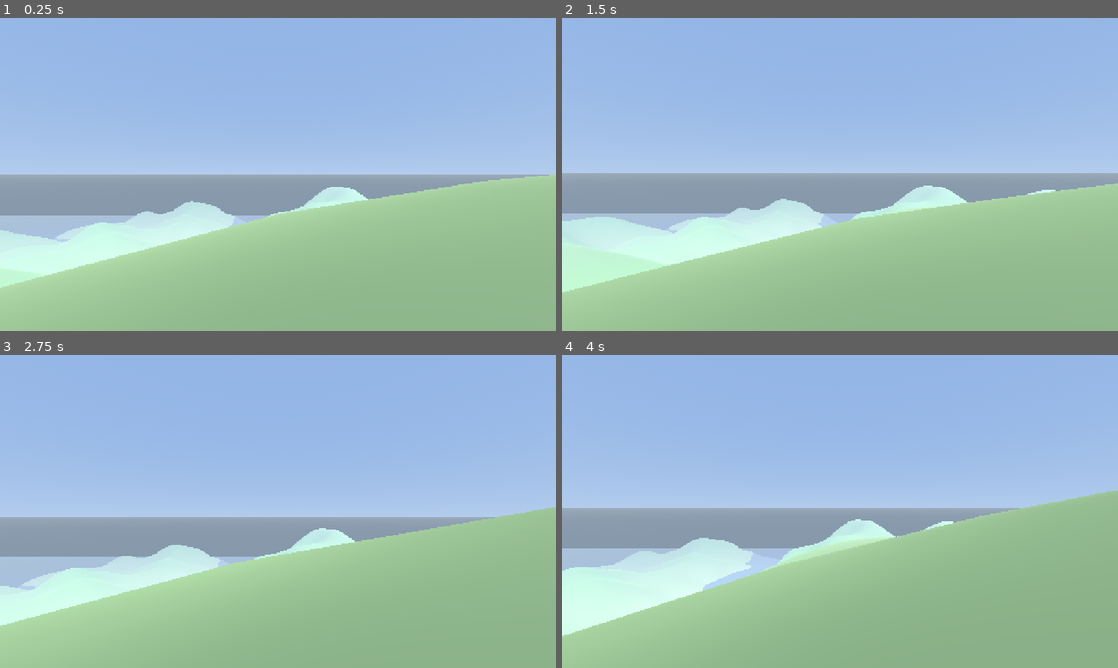
Above: before the commit, frames 1-4 (two rows, left to right).
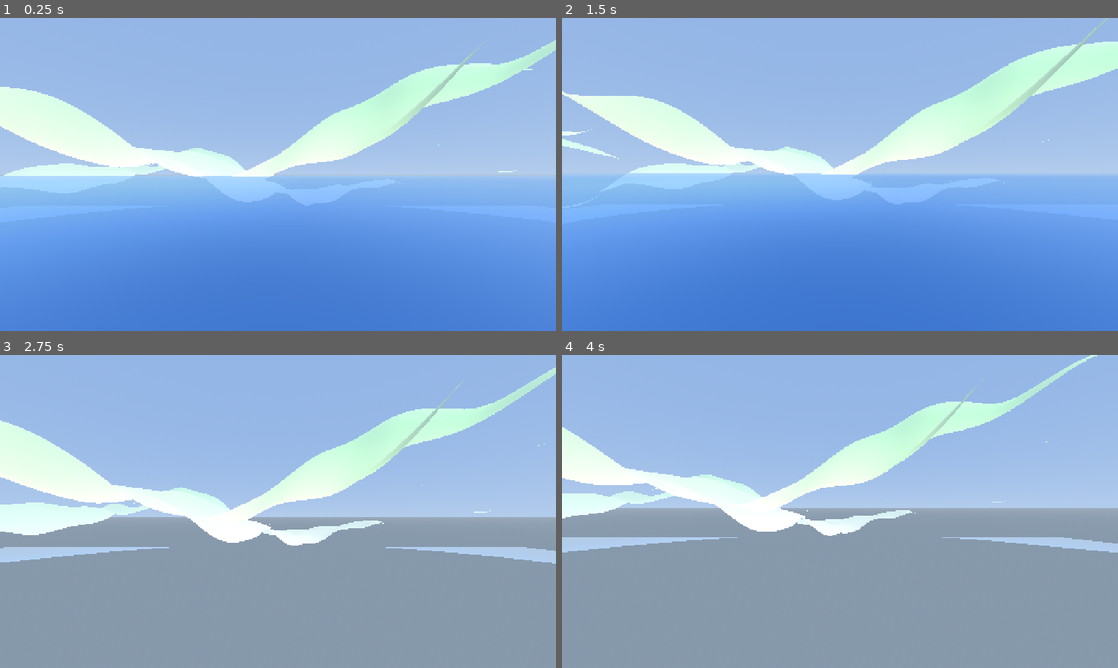
Above: after the commit, the same moments.

Repository: gfeyer/games
Game: Godot game, scene res://main.tscn
Same seed, same stepped clock (60 frames per second), same inputs: the game is played once before the commit and once after it.
Inputs (mouse positions are in pixels of both pictures, inside the frame that each line leads up to):
- Up to frame 1 (0.25 s): no input
- Up to frame 2 (1.5 s): move the mouse to (867, 174) at 0.52 s; hold Shift (sprint) 0.53-1.28 s; hold W (move_forward) from 0.53 s (still down); tap Space (jump) at 0.77 s; move the mouse to (812, 174) at 1.27 s; tap Shift (sprint) at 1.35 s
- Up to frame 3 (2.75 s): keep holding W (move_forward); tap Space (jump) at 1.52 s; move the mouse to (289, 505) at 2.02 s; hold Shift (sprint) from 2.03 s (still down)
- Up to frame 4 (4 s): keep holding W (move_forward); move the mouse to (834, 517) at 2.77 s; release Shift (sprint) at 2.78 s; tap Shift (sprint) at 2.85 s; tap Space (jump) at 3.02, 3.77 s; move the mouse to (878, 514) at 3.52 s; hold Shift (sprint) from 3.53 s (still down)

The runs differ from the first frame. In frame 1, 61% of the frame differs, in the area x 0-100%, y 7-100%; in frame 2, 62%, in the area x 0-100%, y 0-100%; in frame 3, 53%; in frame 4, 54%.
Error after the commit: Parse Error: Class "EcosystemManager" hides an autoload singleton. (res://autoload/ecosystem_manager.gd:2)

Commit message:
milestone1

Diff:
--- /dev/null
+++ b/procedural-island/autoload/ecosystem_manager.gd
@@ -0,0 +1,73 @@
+extends Node
+class_name EcosystemManager
+
+## Central manager for the island ecosystem
+## Handles day/night cycle, time signals, and global references
+
+signal time_changed(hour: float)
+signal day_night_changed(is_day: bool)
+
+# Time system
+@export var day_length_seconds: float = 600.0  # 10 minute full day cycle
+@export var time_scale: float = 1.0  # Multiplier for time speed
+
+var current_hour: float = 8.0  # Start at 8 AM
+var is_day: bool = true
+
+const DAWN_HOUR = 6.0
+const DUSK_HOUR = 18.0
+
+# Global references (set by main.gd)
+var terrain: TerrainGenerator
+var player: Node3D
+
+# Singleton access
+static var instance: EcosystemManager
+
+func _ready() -> void:
+	instance = self
+
+func _process(delta: float) -> void:
+	update_time(delta)
+
+func update_time(delta: float) -> void:
+	var hours_per_second = 24.0 / day_length_seconds
+	current_hour += delta * hours_per_second * time_scale
+
+	if current_hour >= 24.0:
+		current_hour -= 24.0
+
+	var was_day = is_day
+	is_day = current_hour >= DAWN_HOUR and current_hour < DUSK_HOUR
+
+	if was_day != is_day:
+		day_night_changed.emit(is_day)
+
+	time_changed.emit(current_hour)
+	update_sun_position()
+
+func update_sun_position() -> void:
+	var sun = get_tree().get_first_node_in_group("sun")
+	if sun and sun is DirectionalLight3D:
+		# Rotate sun based on time (full rotation over 24 hours)
+		var sun_angle = ((current_hour - 6.0) / 24.0) * TAU
+		sun.rotation.x = -sun_angle
+
+		# Adjust light based on day/night
+		if is_day:
+			var day_progress = (current_hour - DAWN_HOUR) / (DUSK_HOUR - DAWN_HOUR)
+			# Peak brightness at noon
+			var brightness = sin(day_progress * PI)
+			sun.light_energy = 0.5 + brightness * 0.7
+			sun.light_color = Color(1.0, 0.95, 0.85)
+		else:
+			sun.light_energy = 0.05
+			sun.light_color = Color(0.4, 0.4, 0.6)
+
+## Get normalized time of day (0.0 = midnight, 0.5 = noon, 1.0 = midnight)
+func get_normalized_time() -> float:
+	return current_hour / 24.0
+
+## Check if it's currently night time
+func is_night() -> bool:
+	return not is_day
--- a/procedural-island/main.gd
+++ b/procedural-island/main.gd
@@ -1,11 +1,25 @@
 extends Node3D
 
-@onready var terrain = $TerrainGenerator
-@onready var player = $Player
+@onready var terrain: TerrainGenerator = $TerrainGenerator
+@onready var player: Player = $Player
+@onready var vegetation_spawner: VegetationSpawner = $VegetationSpawner
+@onready var sun: DirectionalLight3D = $DirectionalLight3D
 
 func _ready() -> void:
+	# Add sun to group for ecosystem manager to control
+	sun.add_to_group("sun")
+
 	# Wait one frame for terrain to generate
 	await get_tree().process_frame
+
+	# Initialize ecosystem manager references
+	if EcosystemManager.instance:
+		EcosystemManager.instance.terrain = terrain
+		EcosystemManager.instance.player = player
+
+	# Initialize vegetation spawner
+	if vegetation_spawner and terrain and player:
+		vegetation_spawner.initialize(terrain, player)
 
 	# Position player on the island
 	if terrain and player:
--- a/procedural-island/main.tscn
+++ b/procedural-island/main.tscn
@@ -1,8 +1,9 @@
-[gd_scene load_steps=7 format=3 uid="uid://main001"]
+[gd_scene load_steps=8 format=3 uid="uid://main001"]
 
 [ext_resource type="Script" uid="uid://lm60bkaqn2rh" path="res://main.gd" id="1_main"]
 [ext_resource type="PackedScene" uid="uid://terrain001" path="res://terrain/terrain_generator.tscn" id="2_terrain"]
 [ext_resource type="PackedScene" uid="uid://player001" path="res://player/player.tscn" id="3_player"]
+[ext_resource type="PackedScene" path="res://vegetation/vegetation_spawner.tscn" id="4_vegetation"]
 
 [sub_resource type="ProceduralSkyMaterial" id="ProceduralSkyMaterial_1"]
 sky_top_color = Color(0.4, 0.6, 0.9, 1)
@@ -40,3 +41,5 @@
 
 [node name="Player" parent="." instance=ExtResource("3_player")]
 transform = Transform3D(1, 0, 0, 0, 1, 0, 0, 0, 1, 0, 10, 0)
+
+[node name="VegetationSpawner" parent="." instance=ExtResource("4_vegetation")]
--- a/procedural-island/project.godot
+++ b/procedural-island/project.godot
@@ -12,8 +12,13 @@
 
 config/name="Procedural Island"
 run/main_scene="res://main.tscn"
+
 config/features=PackedStringArray("4.5", "GL Compatibility")
 config/icon="res://assets/icon.svg"
+
+[autoload]
+
+EcosystemManager="*res://autoload/ecosystem_manager.gd"
 
 [display]
 
--- a/procedural-island/terrain/terrain_generator.gd
+++ b/procedural-island/terrain/terrain_generator.gd
@@ -1,5 +1,8 @@
 extends Node3D
 class_name TerrainGenerator
+
+## Biome types for vegetation/fauna placement
+enum Biome { WATER, BEACH, GRASS, ROCK, SNOW }
 
 @export var island_size: float = 10000.0
 @export var height_scale: float = 2000.0
@@ -221,3 +224,47 @@
 		best_pos = Vector3(0, get_height_at(0, 0) + 2.0, 0)
 
 	return best_pos
+
+## Get the biome type at a world position
+func get_biome_at(x: float, z: float) -> Biome:
+	var height = get_height_at(x, z)
+	var normalized = (height / height_scale) + 0.3
+	normalized = clamp(normalized, 0.0, 1.0)
+
+	if normalized < SHALLOW_WATER_HEIGHT:
+		return Biome.WATER
+	elif normalized < BEACH_HEIGHT:
+		return Biome.BEACH
+	elif normalized < GRASS_HEIGHT:
+		return Biome.GRASS
+	elif normalized < ROCK_HEIGHT:
+		return Biome.ROCK
+	else:
+		return Biome.SNOW
+
+## Get the terrain slope at a position (for placement validation)
+func get_slope_at(x: float, z: float, sample_dist: float = 5.0) -> float:
+	var h_center = get_height_at(x, z)
+	var h_px = get_height_at(x + sample_dist, z)
+	var h_nx = get_height_at(x - sample_dist, z)
+	var h_pz = get_height_at(x, z + sample_dist)
+	var h_nz = get_height_at(x, z - sample_dist)
+
+	var slope_x = abs(h_px - h_nx) / (2.0 * sample_dist)
+	var slope_z = abs(h_pz - h_nz) / (2.0 * sample_dist)
+
+	return max(slope_x, slope_z)
+
+## Get normalized height (0-1) at a position
+func get_normalized_height_at(x: float, z: float) -> float:
+	var height = get_height_at(x, z)
+	var normalized = (height / height_scale) + 0.3
+	return clamp(normalized, 0.0, 1.0)
+
+## Check if a position is valid for vegetation (above water, not too steep)
+func is_valid_vegetation_spot(x: float, z: float, max_slope: float = 0.5) -> bool:
+	var biome = get_biome_at(x, z)
+	if biome == Biome.WATER:
+		return false
+	var slope = get_slope_at(x, z)
+	return slope <= max_slope
--- /dev/null
+++ b/procedural-island/vegetation/bushes/bush.tscn
@@ -0,0 +1,29 @@
+[gd_scene load_steps=4 format=3]
+
+[sub_resource type="StandardMaterial3D" id="StandardMaterial3D_bush"]
+albedo_color = Color(0.18, 0.4, 0.12, 1)
+roughness = 0.8
+
+[sub_resource type="SphereMesh" id="SphereMesh_bush1"]
+radius = 0.08
+height = 0.12
+material = SubResource("StandardMaterial3D_bush")
+
+[sub_resource type="SphereMesh" id="SphereMesh_bush2"]
+radius = 0.06
+height = 0.1
+material = SubResource("StandardMaterial3D_bush")
+
+[node name="Bush" type="Node3D"]
+
+[node name="Sphere1" type="MeshInstance3D" parent="."]
+transform = Transform3D(1, 0, 0, 0, 1, 0, 0, 0, 1, 0, 0.06, 0)
+mesh = SubResource("SphereMesh_bush1")
+
+[node name="Sphere2" type="MeshInstance3D" parent="."]
+transform = Transform3D(1, 0, 0, 0, 1, 0, 0, 0, 1, 0.06, 0.05, 0.04)
+mesh = SubResource("SphereMesh_bush2")
+
+[node name="Sphere3" type="MeshInstance3D" parent="."]
+transform = Transform3D(1, 0, 0, 0, 1, 0, 0, 0, 1, -0.05, 0.05, -0.03)
+mesh = SubResource("SphereMesh_bush2")
--- /dev/null
+++ b/procedural-island/vegetation/rocks/rock.tscn
@@ -0,0 +1,15 @@
+[gd_scene load_steps=3 format=3]
+
+[sub_resource type="StandardMaterial3D" id="StandardMaterial3D_rock"]
+albedo_color = Color(0.45, 0.42, 0.4, 1)
+roughness = 0.95
+
+[sub_resource type="BoxMesh" id="BoxMesh_rock"]
+size = Vector3(0.12, 0.08, 0.1)
+material = SubResource("StandardMaterial3D_rock")
+
+[node name="Rock" type="Node3D"]
+
+[node name="RockMesh" type="MeshInstance3D" parent="."]
+transform = Transform3D(1, 0, 0, 0, 0.866025, 0.5, 0, -0.5, 0.866025, 0, 0.04, 0)
+mesh = SubResource("BoxMesh_rock")
--- /dev/null
+++ b/procedural-island/vegetation/trees/deciduous_tree.tscn
@@ -0,0 +1,34 @@
+[gd_scene load_steps=6 format=3]
+
+[ext_resource type="Script" path="res://vegetation/trees/tree_base.gd" id="1_tree"]
+
+[sub_resource type="StandardMaterial3D" id="StandardMaterial3D_trunk"]
+albedo_color = Color(0.3, 0.2, 0.1, 1)
+roughness = 0.9
+
+[sub_resource type="CylinderMesh" id="CylinderMesh_trunk"]
+top_radius = 0.025
+bottom_radius = 0.05
+height = 0.35
+material = SubResource("StandardMaterial3D_trunk")
+
+[sub_resource type="StandardMaterial3D" id="StandardMaterial3D_foliage"]
+albedo_color = Color(0.2, 0.45, 0.15, 1)
+roughness = 0.75
+
+[sub_resource type="SphereMesh" id="SphereMesh_foliage"]
+radius = 0.25
+height = 0.4
+material = SubResource("StandardMaterial3D_foliage")
+
+[node name="DeciduousTree" type="Node3D"]
+script = ExtResource("1_tree")
+sway_amount = 0.015
+
+[node name="Trunk" type="MeshInstance3D" parent="."]
+transform = Transform3D(1, 0, 0, 0, 1, 0, 0, 0, 1, 0, 0.175, 0)
+mesh = SubResource("CylinderMesh_trunk")
+
+[node name="Foliage" type="MeshInstance3D" parent="."]
+transform = Transform3D(1.2, 0, 0, 0, 1, 0, 0, 0, 1.2, 0, 0.5, 0)
+mesh = SubResource("SphereMesh_foliage")
--- /dev/null
+++ b/procedural-island/vegetation/trees/palm_tree.tscn
@@ -0,0 +1,51 @@
+[gd_scene load_steps=6 format=3]
+
+[ext_resource type="Script" path="res://vegetation/trees/tree_base.gd" id="1_tree"]
+
+[sub_resource type="StandardMaterial3D" id="StandardMaterial3D_trunk"]
+albedo_color = Color(0.45, 0.35, 0.2, 1)
+roughness = 0.85
+
+[sub_resource type="CylinderMesh" id="CylinderMesh_trunk"]
+top_radius = 0.025
+bottom_radius = 0.05
+height = 0.7
+material = SubResource("StandardMaterial3D_trunk")
+
+[sub_resource type="StandardMaterial3D" id="StandardMaterial3D_frond"]
+albedo_color = Color(0.25, 0.5, 0.2, 1)
+roughness = 0.7
+cull_mode = 2
+
+[sub_resource type="PrismMesh" id="PrismMesh_frond"]
+size = Vector3(0.08, 0.35, 0.02)
+material = SubResource("StandardMaterial3D_frond")
+
+[node name="PalmTree" type="Node3D"]
+script = ExtResource("1_tree")
+sway_amount = 0.02
+sway_speed = 0.5
+
+[node name="Trunk" type="MeshInstance3D" parent="."]
+transform = Transform3D(1, 0, 0, 0, 1, 0, 0, 0, 1, 0, 0.35, 0)
+mesh = SubResource("CylinderMesh_trunk")
+
+[node name="Frond1" type="MeshInstance3D" parent="."]
+transform = Transform3D(0.939693, 0, 0.34202, 0.29619, 0.5, -0.813798, -0.17101, 0.866025, 0.469846, 0.12, 0.7, 0)
+mesh = SubResource("PrismMesh_frond")
+
+[node name="Frond2" type="MeshInstance3D" parent="."]
+transform = Transform3D(-0.5, 0, 0.866025, 0.75, 0.5, 0.433013, -0.433013, 0.866025, 0.25, -0.12, 0.7, 0.1)
+mesh = SubResource("PrismMesh_frond")
+
+[node name="Frond3" type="MeshInstance3D" parent="."]
+transform = Transform3D(-0.5, 0, -0.866025, -0.75, 0.5, 0.433013, 0.433013, 0.866025, 0.25, -0.1, 0.7, -0.12)
+mesh = SubResource("PrismMesh_frond")
+
+[node name="Frond4" type="MeshInstance3D" parent="."]
+transform = Transform3D(0.939693, 0, -0.34202, -0.29619, 0.5, -0.813798, 0.17101, 0.866025, 0.469846, 0.08, 0.7, -0.14)
+mesh = SubResource("PrismMesh_frond")
+
+[node name="Frond5" type="MeshInstance3D" parent="."]
+transform = Transform3D(0.173648, 0, 0.984808, 0.852869, 0.5, -0.150384, -0.492404, 0.866025, 0.086824, 0, 0.7, 0.15)
+mesh = SubResource("PrismMesh_frond")
--- /dev/null
+++ b/procedural-island/vegetation/trees/pine_tree.tscn
@@ -0,0 +1,42 @@
+[gd_scene load_steps=6 format=3]
+
+[ext_resource type="Script" path="res://vegetation/trees/tree_base.gd" id="1_tree"]
+
+[sub_resource type="StandardMaterial3D" id="StandardMaterial3D_trunk"]
+albedo_color = Color(0.35, 0.22, 0.12, 1)
+roughness = 0.9
+
+[sub_resource type="CylinderMesh" id="CylinderMesh_trunk"]
+top_radius = 0.02
+bottom_radius = 0.04
+height = 0.4
+material = SubResource("StandardMaterial3D_trunk")
+
+[sub_resource type="StandardMaterial3D" id="StandardMaterial3D_foliage"]
+albedo_color = Color(0.15, 0.35, 0.15, 1)
+roughness = 0.8
+
+[sub_resource type="CylinderMesh" id="CylinderMesh_foliage"]
+top_radius = 0.0
+bottom_radius = 0.2
+height = 0.6
+material = SubResource("StandardMaterial3D_foliage")
+
+[node name="PineTree" type="Node3D"]
+script = ExtResource("1_tree")
+
+[node name="Trunk" type="MeshInstance3D" parent="."]
+transform = Transform3D(1, 0, 0, 0, 1, 0, 0, 0, 1, 0, 0.2, 0)
+mesh = SubResource("CylinderMesh_trunk")
+
+[node name="Foliage1" type="MeshInstance3D" parent="."]
+transform = Transform3D(1, 0, 0, 0, 1, 0, 0, 0, 1, 0, 0.55, 0)
+mesh = SubResource("CylinderMesh_foliage")
+
+[node name="Foliage2" type="MeshInstance3D" parent="."]
+transform = Transform3D(0.7, 0, 0, 0, 0.7, 0, 0, 0, 0.7, 0, 0.85, 0)
+mesh = SubResource("CylinderMesh_foliage")
+
+[node name="Foliage3" type="MeshInstance3D" parent="."]
+transform = Transform3D(0.45, 0, 0, 0, 0.45, 0, 0, 0, 0.45, 0, 1.05, 0)
+mesh = SubResource("CylinderMesh_foliage")
--- /dev/null
+++ b/procedural-island/vegetation/trees/tree_base.gd
@@ -0,0 +1,26 @@
+extends Node3D
+class_name TreeBase
+
+## Base class for all tree types with gentle sway animation
+
+@export var sway_amount: float = 0.01
+@export var sway_speed: float = 0.8
+
+var time_offset: float
+
+func _ready() -> void:
+	# Random offset so trees don't all sway in sync
+	time_offset = randf() * TAU
+
+	# Randomize scale slightly for variety
+	var scale_var = randf_range(0.8, 1.2)
+	scale *= scale_var
+
+	# Random Y rotation for variety
+	rotation.y = randf() * TAU
+
+func _process(delta: float) -> void:
+	# Gentle sway animation
+	var sway = sin(Time.get_ticks_msec() * 0.001 * sway_speed + time_offset) * sway_amount
+	rotation.x = sway
+	rotation.z = sway * 0.5
--- /dev/null
+++ b/procedural-island/vegetation/vegetation_spawner.gd
@@ -0,0 +1,207 @@
+extends Node3D
+class_name VegetationSpawner
+
+## Spawns vegetation across the terrain using chunk-based loading
+
+@export var chunk_size: float = 200.0
+@export var load_distance: int = 3  # Chunks in each direction
+@export var unload_distance: int = 5
+
+# Density settings (items per chunk)
+@export var trees_per_chunk: int = 15
+@export var bushes_per_chunk: int = 25
+@export var rocks_per_chunk: int = 10
+
+# Scene references
+var pine_tree_scene: PackedScene
+var palm_tree_scene: PackedScene
+var deciduous_tree_scene: PackedScene
+var bush_scene: PackedScene
+var rock_scene: PackedScene
+
+# Loaded chunks: Vector2i -> Array of Node3D instances
+var loaded_chunks: Dictionary = {}
+
+# References
+var terrain: TerrainGenerator
+var player: Node3D
+
+# Random number generator with seed for consistent spawning
+var rng: RandomNumberGenerator = RandomNumberGenerator.new()
+
+func _ready() -> void:
+	# Load vegetation scenes
+	pine_tree_scene = preload("res://vegetation/trees/pine_tree.tscn")
+	palm_tree_scene = preload("res://vegetation/trees/palm_tree.tscn")
+	deciduous_tree_scene = preload("res://vegetation/trees/deciduous_tree.tscn")
+	bush_scene = preload("res://vegetation/bushes/bush.tscn")
+	rock_scene = preload("res://vegetation/rocks/rock.tscn")
+
+func initialize(p_terrain: TerrainGenerator, p_player: Node3D) -> void:
+	terrain = p_terrain
+	player = p_player
+
+func _process(_delta: float) -> void:
+	if not player or not terrain:
+		return
+
+	var player_chunk = get_chunk_position(player.global_position)
+	update_chunks(player_chunk)
+
+func get_chunk_position(world_pos: Vector3) -> Vector2i:
+	return Vector2i(
+		floori(world_pos.x / chunk_size),
+		floori(world_pos.z / chunk_size)
+	)
+
+func update_chunks(center_chunk: Vector2i) -> void:
+	# Load nearby chunks
+	for x in range(-load_distance, load_distance + 1):
+		for z in range(-load_distance, load_distance + 1):
+			var chunk_pos = center_chunk + Vector2i(x, z)
+			if not loaded_chunks.has(chunk_pos):
+				load_chunk(chunk_pos)
+
+	# Unload distant chunks
+	var chunks_to_unload: Array[Vector2i] = []
+	for chunk_pos in loaded_chunks.keys():
+		var dist = absi(chunk_pos.x - center_chunk.x) + absi(chunk_pos.y - center_chunk.y)
+		if dist > unload_distance:
+			chunks_to_unload.append(chunk_pos)
+
+	for chunk_pos in chunks_to_unload:
+		unload_chunk(chunk_pos)
+
+func load_chunk(chunk_pos: Vector2i) -> void:
+	# Use chunk position as seed for consistent spawning
+	rng.seed = hash(chunk_pos)
+
+	var instances: Array[Node3D] = []
+	var chunk_world_x = chunk_pos.x * chunk_size
+	var chunk_world_z = chunk_pos.y * chunk_size
+
+	# Spawn trees
+	for i in range(trees_per_chunk):
+		var local_x = rng.randf() * chunk_size
+		var local_z = rng.randf() * chunk_size
+		var world_x = chunk_world_x + local_x
+		var world_z = chunk_world_z + local_z
+
+		var tree = spawn_tree_at(world_x, world_z)
+		if tree:
+			instances.append(tree)
+
+	# Spawn bushes
+	for i in range(bushes_per_chunk):
+		var local_x = rng.randf() * chunk_size
+		var local_z = rng.randf() * chunk_size
+		var world_x = chunk_world_x + local_x
+		var world_z = chunk_world_z + local_z
+
+		var bush = spawn_bush_at(world_x, world_z)
+		if bush:
+			instances.append(bush)
+
+	# Spawn rocks
+	for i in range(rocks_per_chunk):
+		var local_x = rng.randf() * chunk_size
+		var local_z = rng.randf() * chunk_size
+		var world_x = chunk_world_x + local_x
+		var world_z = chunk_world_z + local_z
+
+		var rock = spawn_rock_at(world_x, world_z)
+		if rock:
+			instances.append(rock)
+
+	loaded_chunks[chunk_pos] = instances
+
+func unload_chunk(chunk_pos: Vector2i) -> void:
+	if not loaded_chunks.has(chunk_pos):
+		return
+
+	var instances = loaded_chunks[chunk_pos]
+	for instance in instances:
+		if is_instance_valid(instance):
+			instance.queue_free()
+
+	loaded_chunks.erase(chunk_pos)
+
+func spawn_tree_at(x: float, z: float) -> Node3D:
+	if not terrain.is_valid_vegetation_spot(x, z, 0.4):
+		return null
+
+	var biome = terrain.get_biome_at(x, z)
+	var tree_scene: PackedScene
+
+	match biome:
+		TerrainGenerator.Biome.BEACH:
+			tree_scene = palm_tree_scene
+		TerrainGenerator.Biome.GRASS:
+			tree_scene = deciduous_tree_scene
+		TerrainGenerator.Biome.ROCK, TerrainGenerator.Biome.SNOW:
+			tree_scene = pine_tree_scene
+		_:
+			return null
+
+	var height = terrain.get_height_at(x, z)
+	var tree = tree_scene.instantiate()
+	tree.position = Vector3(x, height, z)
+
+	# Add random scale variation
+	var scale_factor = rng.randf_range(0.7, 1.3)
+	tree.scale *= scale_factor
+
+	add_child(tree)
+	return tree
+
+func spawn_bush_at(x: float, z: float) -> Node3D:
+	if not terrain.is_valid_vegetation_spot(x, z, 0.5):
+		return null
+
+	var biome = terrain.get_biome_at(x, z)
+
+	# Bushes only in grass and rock biomes
+	if biome != TerrainGenerator.Biome.GRASS and biome != TerrainGenerator.Biome.ROCK:
+		return null
+
+	var height = terrain.get_height_at(x, z)
+	var bush = bush_scene.instantiate()
+	bush.position = Vector3(x, height, z)
+
+	# Random rotation and scale
+	bush.rotation.y = rng.randf() * TAU
+	var scale_factor = rng.randf_range(0.6, 1.4)
+	bush.scale *= scale_factor
+
+	add_child(bush)
+	return bush
+
+func spawn_rock_at(x: float, z: float) -> Node3D:
+	if not terrain.is_valid_vegetation_spot(x, z, 0.8):
+		return null
+
+	var biome = terrain.get_biome_at(x, z)
+
+	# Rocks in grass, rock, and snow biomes (more common in rock/snow)
+	if biome == TerrainGenerator.Biome.WATER or biome == TerrainGenerator.Biome.BEACH:
+		return null
+
+	var height = terrain.get_height_at(x, z)
+	var rock = rock_scene.instantiate()
+	rock.position = Vector3(x, height, z)
+
+	# Random rotation and scale
+	rock.rotation.y = rng.randf() * TAU
+	rock.rotation.x = rng.randf_range(-0.2, 0.2)
+	var scale_factor = rng.randf_range(0.5, 2.0)
+	rock.scale *= scale_factor
+
+	add_child(rock)
+	return rock
+
+## Force reload all chunks (useful after terrain regeneration)
+func reload_all_chunks() -> void:
+	# Unload all existing chunks
+	for chunk_pos in loaded_chunks.keys():
+		unload_chunk(chunk_pos)
+	loaded_chunks.clear()
--- /dev/null
+++ b/procedural-island/vegetation/vegetation_spawner.tscn
@@ -0,0 +1,6 @@
+[gd_scene load_steps=2 format=3]
+
+[ext_resource type="Script" path="res://vegetation/vegetation_spawner.gd" id="1_spawner"]
+
+[node name="VegetationSpawner" type="Node3D"]
+script = ExtResource("1_spawner")
Not shown, added: procedural-island/autoload/ecosystem_manager.gd.uid
Not shown, added: procedural-island/vegetation/trees/tree_base.gd.uid
Not shown, added: procedural-island/vegetation/vegetation_spawner.gd.uid
